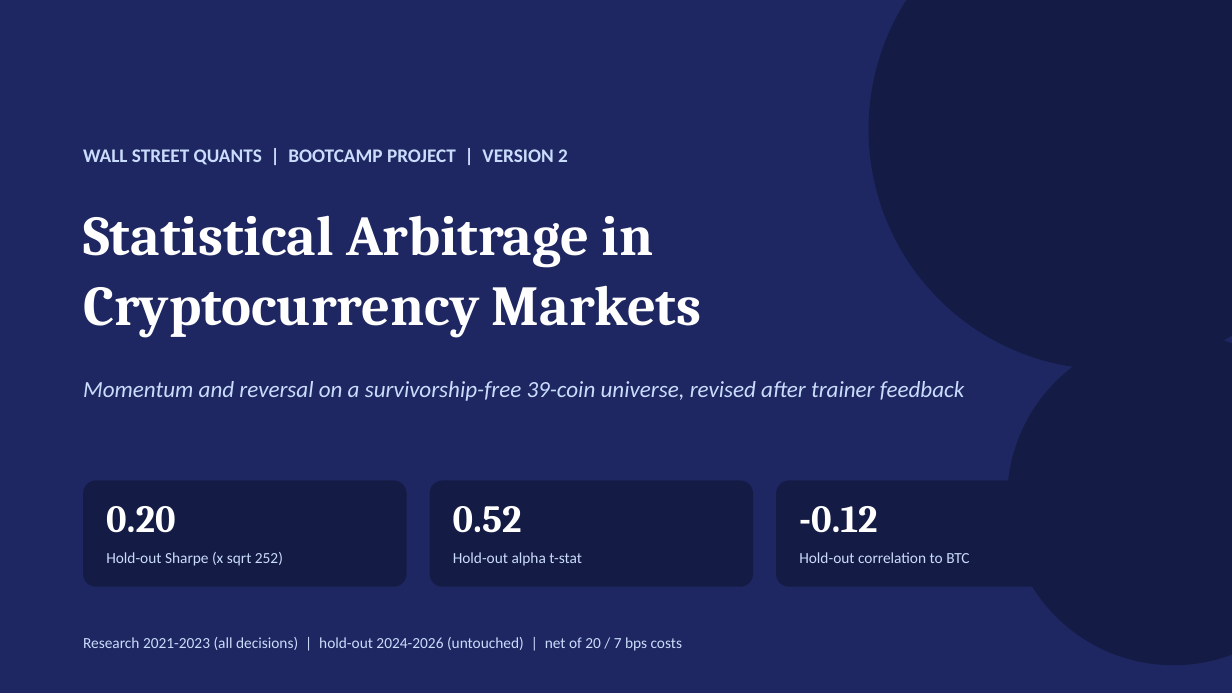
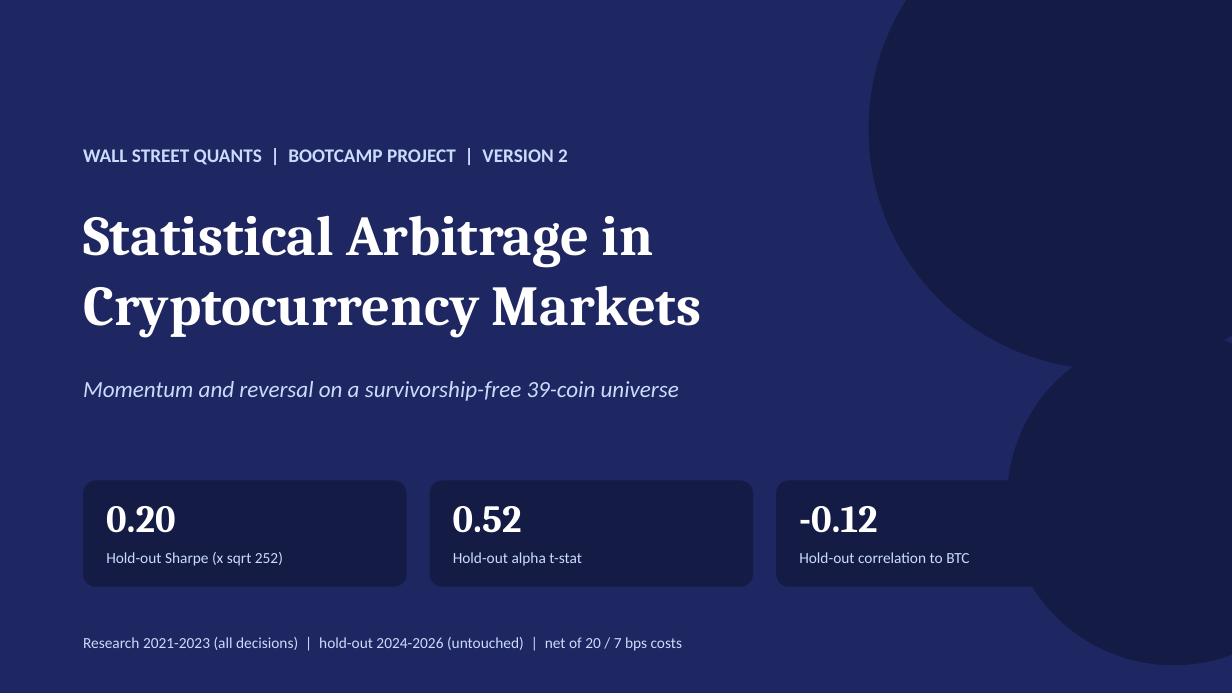
Before and after one commit to Owusuk/crypto-stat-arb, a slide deck: slide 1 of crypto_stat_arb_deck_V2.pptx. Drawn at 1232x693 pixels with LibreOffice and Linux fonts; fonts in the diff are those of the drawing. Boxes give left, top, right and bottom in pixels: in the first picture for what was removed or moved away, otherwise in the second. Text is boxed around its words. In the diff, an @@ line names an element or a change of style, - is before the commit and + after.

```diff
--- a/crypto_stat_arb_deck_V2.pptx
+++ b/crypto_stat_arb_deck_V2.pptx
@@ text at [83, 381, 679, 401]: text changed @@
-Momentum and reversal on a survivorship-free 39-coin universe, revised after trainer feedback
+Momentum and reversal on a survivorship-free 39-coin universe
```
Also in this commit, not shown: 1 other slide changed, 11 other files.
